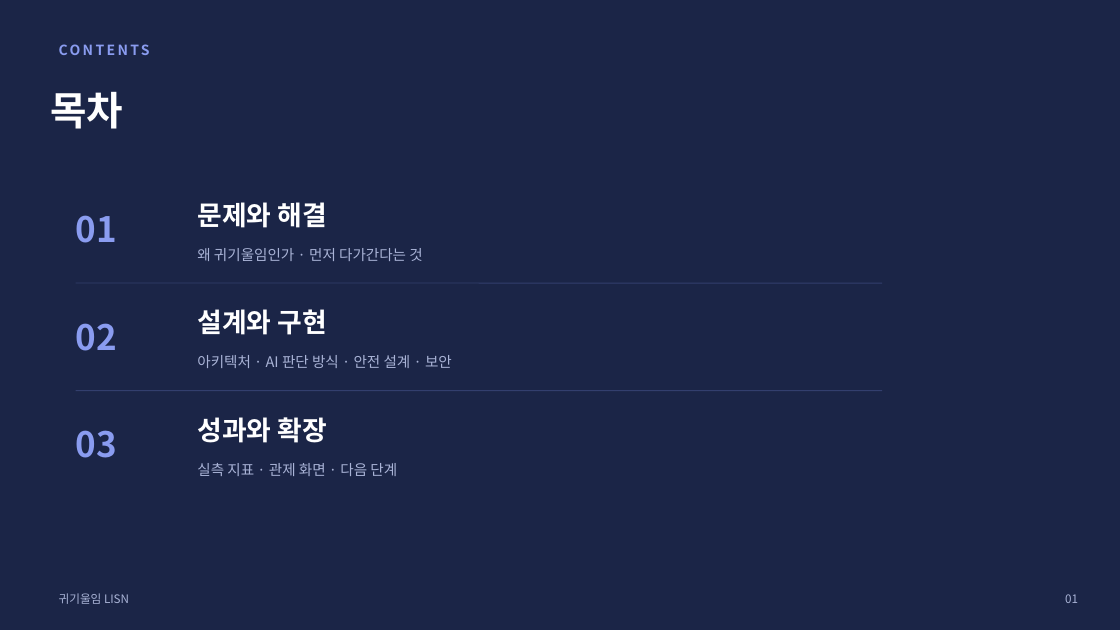
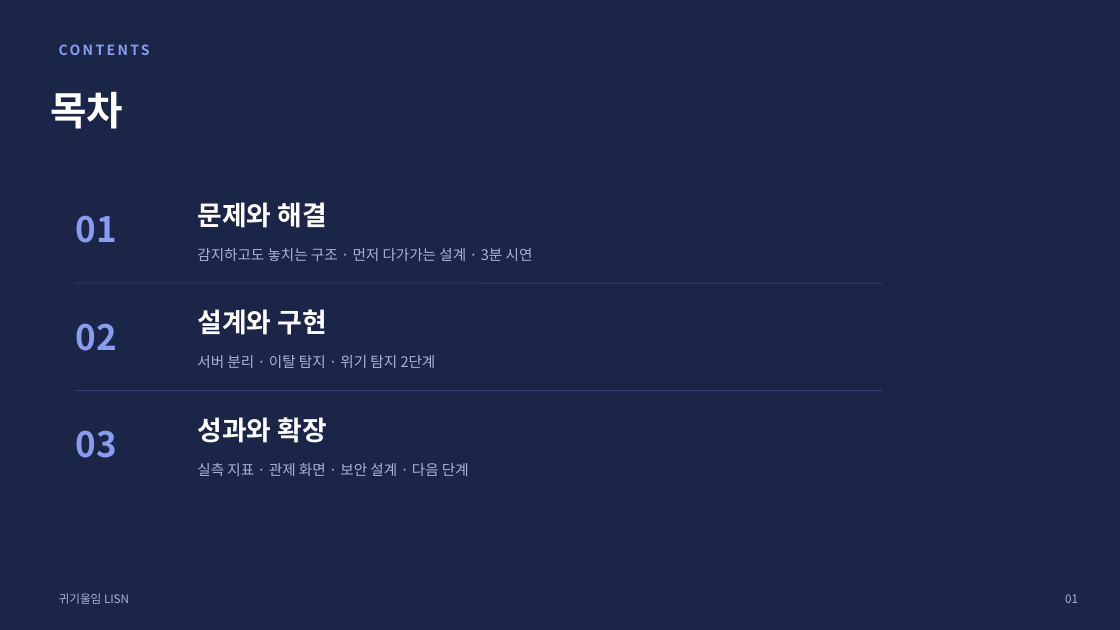
Before and after one commit to 2026-SMHRD-KDT-HealthCare-5/lisn, a slide deck: slide 2 of documents/최종발표자료_귀기울임.pptx. Drawn at 1120x630 pixels with LibreOffice and Linux fonts; fonts in the diff are those of the drawing. Boxes give left, top, right and bottom in pixels: in the first picture for what was removed or moved away, otherwise in the second. Text is boxed around its words. In the diff, an @@ line names an element or a change of style, - is before the commit and + after.

Commit message:
fix(발표): 목차가 실제 슬라이드와 어긋나 있었습니다 — 3줄 전부 정정
「왜 귀기울임인가」를 어디서 보느냐는 지적에서 시작해 목차 3줄을 실제
슬라이드와 전수 대조했더니 두 곳이 어긋나 있었습니다.

1. 01 이 「왜 귀기울임인가」를 약속하는데 그런 슬라이드가 없습니다.
   섹션 01 은 문제 제기(s4) · 차별점(s5) · 시연(s6) 세 장이고, 이름의
   유래나 제품의 당위를 따로 설명하는 자리는 없습니다. 브랜드명 뜻은
   코드 주석에만 있고 슬라이드에 안 나옵니다.

   슬라이드를 늘리지 않고 목차를 실제에 맞췄습니다(PM 결정). s4 가 이미
   「데이터는 쌓이는데 사용자는 앱을 열지 않는다 → 그래서 먼저 다가간다」로
   문제의식을 세우고 있어, 따로 「왜 귀기울임인가」 장을 둘 이유가
   없습니다. 7분 발표에 장을 늘리는 부담도 큽니다.

     '왜 귀기울임인가 · 먼저 다가간다는 것'
     -> '감지하고도 놓치는 구조 · 먼저 다가가는 설계 · 3분 시연'

2. **02 가 「보안」을 약속하는데 보안 슬라이드는 03 에 있습니다.**
   위를 고치다 함께 발견했습니다. 목차만 보고 넘긴 심사위원은 02 에서
   보안 이야기를 기다리게 됩니다.

     02  '아키텍처 · AI 판단 방식 · 안전 설계 · 보안'
         -> '서버 분리 · 이탈 탐지 · 위기 탐지 2단계'
     03  '실측 지표 · 관제 화면 · 다음 단계'
         -> '실측 지표 · 관제 화면 · 보안 설계 · 다음 단계'

이제 목차 세 줄이 각 섹션의 슬라이드와 일대일로 대응합니다. 킥커
11개(Problem & Answer · Architecture · Security 등)도 함께 대조했고
전부 해당 슬라이드 내용과 맞습니다.

섹션 표지의 영문(How We Built It 등)은 그대로 뒀습니다 — 한글 제목 위에
얹는 디자인 요소라 한글만 명사구로 바꾸는 것이 의도된 대응입니다.

이번 반영부터 tools/capture/sync_deck.sh 를 썼습니다(손으로 고친 PPTX 를
덮어쓰지 않도록 막는 가드). 정상 동작 확인했습니다.

```diff
--- a/documents/최종발표자료_귀기울임.pptx
+++ b/documents/최종발표자료_귀기울임.pptx
@@ text at (197, 248, 533, 261): text changed @@
-왜 귀기울임인가 · 먼저 다가간다는 것
+감지하고도 놓치는 구조 · 먼저 다가가는 설계 · 3분 시연
@@ text at (197, 355, 436, 368): text changed @@
-아키텍처 · AI 판단 방식 · 안전 설계 · 보안
+서버 분리 · 이탈 탐지 · 위기 탐지 2단계
@@ text at (197, 463, 469, 476): text changed @@
-실측 지표 · 관제 화면 · 다음 단계
+실측 지표 · 관제 화면 · 보안 설계 · 다음 단계
```
Also in this commit, not shown: 2 other files.
